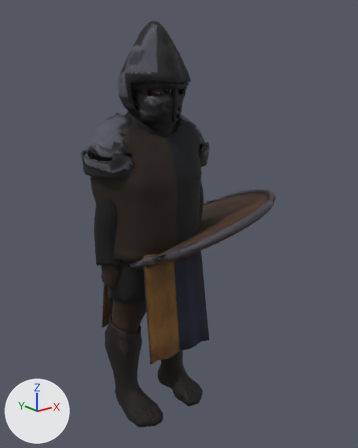
An edit to the glTF model game/models/cast/volmana.glb, drawn before and after from the same camera.
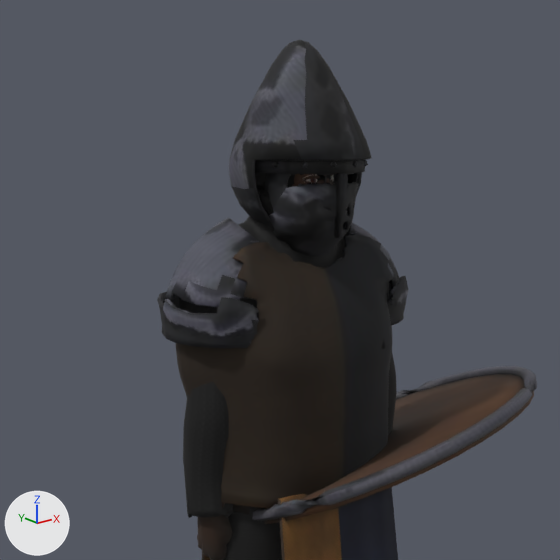
The first picture shows the older version from a 50 mm camera at (-1.093, -1.56, 1.381) aimed at (0.139, -0.02, 0.765). The close-ups show the older and then the newer version on the part from 0% to 80% of the width and 0% to 64% of the height of that picture. Only the edits that show in the close-ups are written down. Arrows for +X, +Y and +Z are at lower left; the lights stay in place. Vertices at exactly the same position are counted once.

Names of what the first close-up shows: 'aventail', 'gloves', 'helm', 'pauldron_l', 'pauldron_r', 'shield', 'shirt', 'tabard', 'tabard_skirt_f' and 3 more.
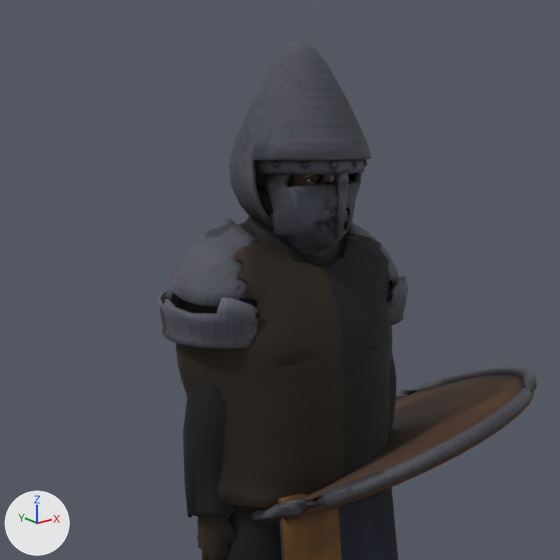
Where the change shows, as pixel boxes [x1, y1, x2, y2] in the close-ups (560 x 560 px; the box of a moved part takes in the faces that stretch with it):
'helm', reshaped: before [229, 40, 372, 256]; after [229, 40, 371, 256]
part 1 of me_dome, moved or reshaped: before [334, 173, 348, 238]; after [335, 170, 349, 238]
part 2 of me_dome, rebuilt (mostly hidden): before [298, 175, 327, 186]; after [300, 179, 321, 186]
part 3 of me_dome, moved or reshaped: before [229, 139, 372, 256]; after [229, 139, 371, 256]
part 4 of me_dome, moved or reshaped: [241, 40, 349, 140] in both
part 5 of me_dome, surface changed (lighter): [231, 40, 367, 249] in both
part 6 of me_base_014, surface changed (lighter): [157, 218, 259, 348] in both

The change, as a list of edits to the scene's bpy script:
```text
Change me_dome:
    used by ob_helm; location = (0.0, 0.0, 0.0)
    remove me_dome.from_pydata(...)  # 1971 vertices, 3898 faces; spans x -0.128..0.128, y -0.193..0.093, z 1.164..1.541
    add me_dome.from_pydata(...)  # 1865 vertices, 3672 faces; spans x -0.128..0.128, y -0.193..0.092, z 1.164..1.541
    me_dome part 1: the loose piece of 15 vertices spanning x -0.01..0.011, y -0.186..-0.157, z 1.201..1.366 is moved by (0.0, -0.002, 0.0)
    me_dome part 2: the loose piece of 162 vertices spanning x -0.053..0.003, y -0.148..-0.101, z 1.267..1.335 is rebuilt with 67 vertices and now spans x -0.059..-0.001, y -0.148..-0.101, z 1.253..1.307
    me_dome part 3: 50 vertices moved from x -0.036..0.051, y -0.171..-0.069, z 1.207..1.296 to x -0.025..0.051, y -0.175..-0.07, z 1.2..1.294; 704 vertices removed from x -0.128..0.128, y -0.19..0.093, z 1.164..1.344; 740 vertices added at x -0.128..0.128, y -0.188..0.092, z 1.167..1.344
    me_dome part 4: 32 vertices removed from x -0.084..0.028, y -0.121..0.024, z 1.43..1.536; 16 vertices added at x -0.081..0.024, y -0.11..0.016, z 1.434..1.536
    me_dome part 5: 1072 kept faces spanning x -0.124..0.124, y -0.193..0.09, z 1.164..1.541 get new texture (UV) coordinates
    other edits to the shape of me_dome do not show in these pictures
Change me_base_014:
    used by ob_pauldron_r; location = (0.0, 0.0, 0.0)
    remove me_base_014.from_pydata(...)  # 436 vertices, 868 faces; spans x -0.269..-0.055, y -0.137..0.129, z 1.005..1.231
    add me_base_014.from_pydata(...)  # 436 vertices, 868 faces; spans x -0.269..-0.056, y -0.137..0.129, z 1.005..1.231
    me_base_014 part 6: 780 kept faces spanning x -0.269..-0.056, y -0.137..0.129, z 1.005..1.231 get new texture (UV) coordinates
    edits to the shape of me_base_014 do not show in these pictures
```
